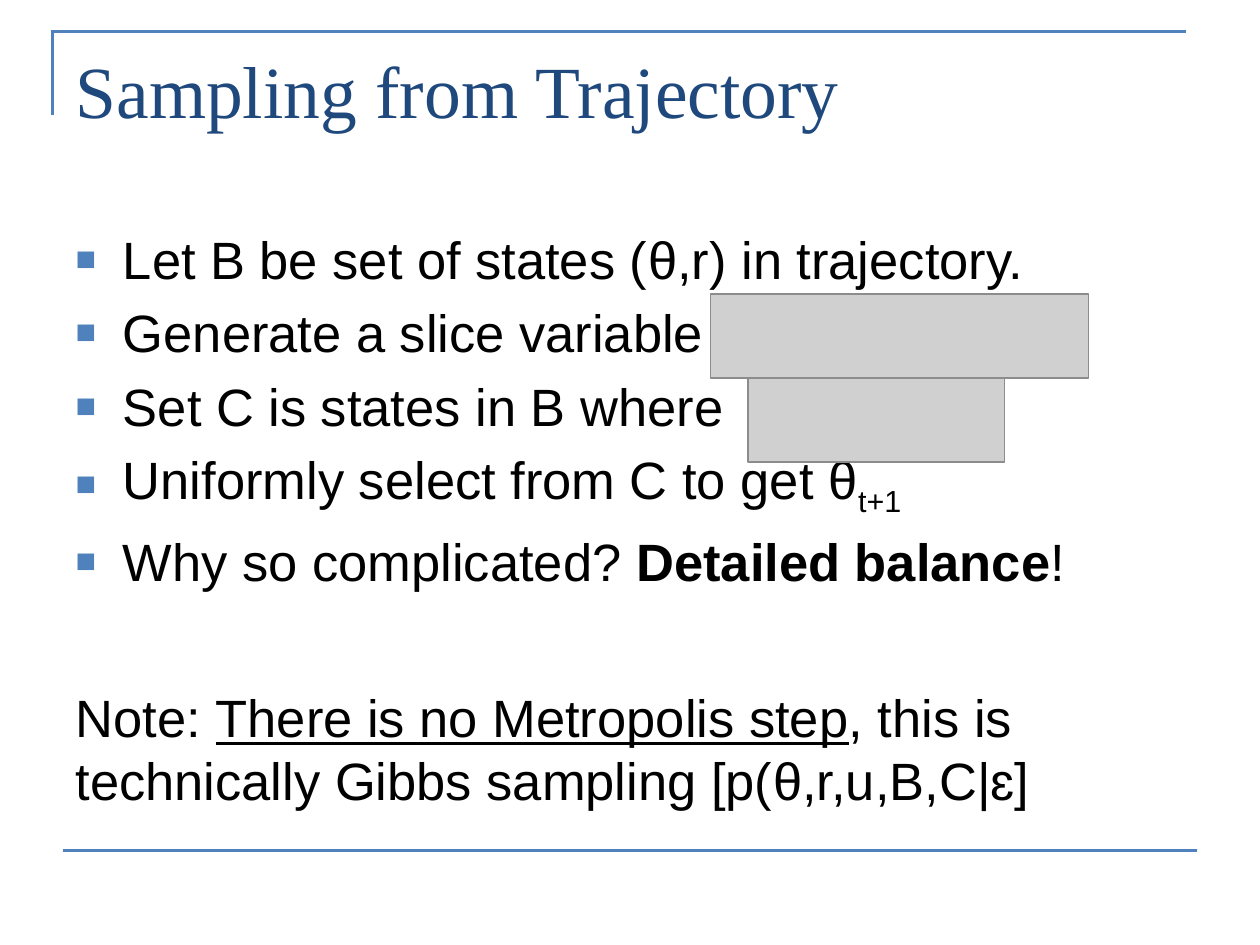
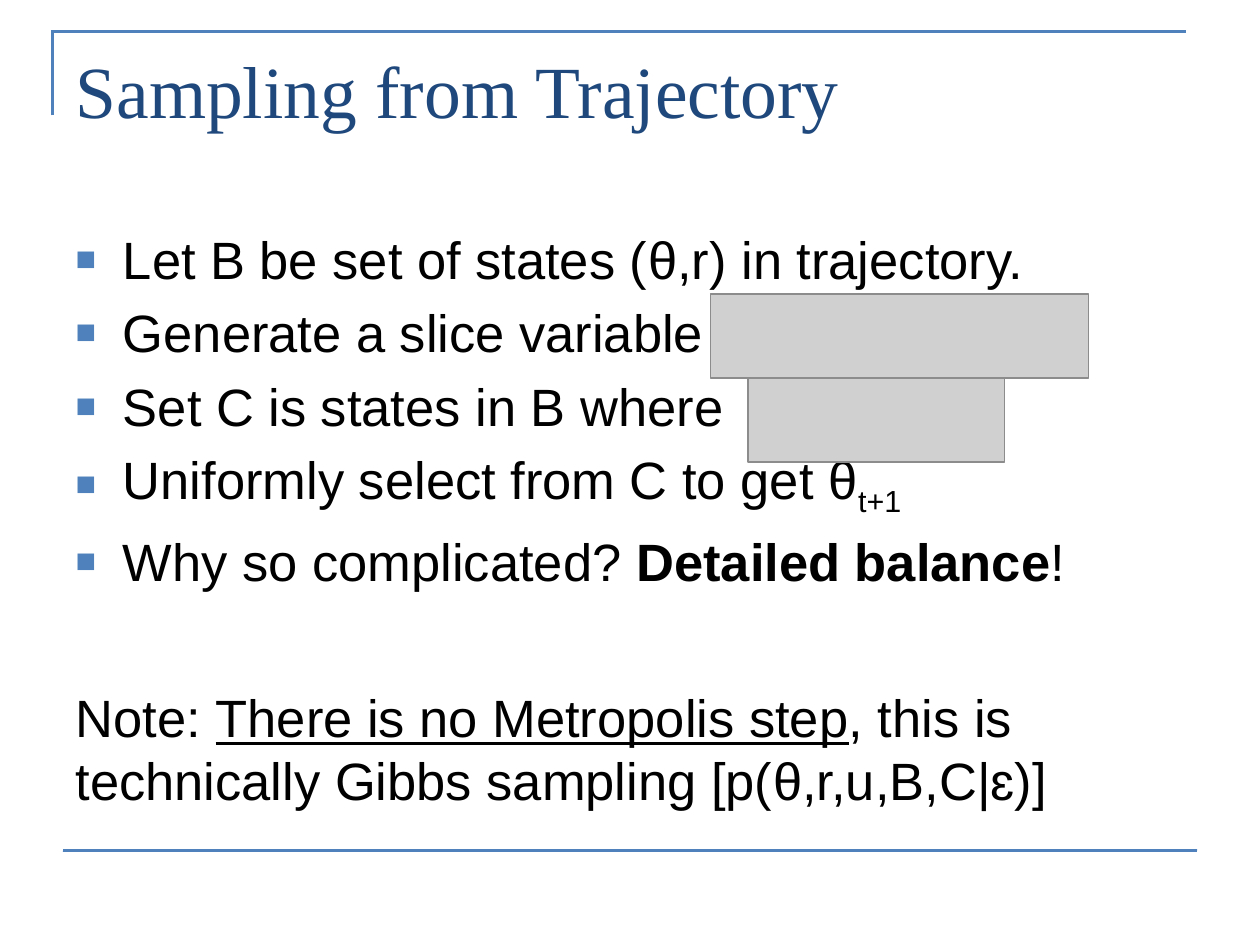
Before and after one commit to colemonnahan/bayes_workshop, a slide deck: slide 27 of dia5/lecture5_hmc.pptx (slide 31 before the commit). Drawn at 1260x945 pixels with LibreOffice and Linux fonts; fonts in the diff are those of the drawing; grey boxes stand for pictures. Boxes give left, top, right and bottom in pixels: in the first picture for what was removed or moved away, otherwise in the second. Text is boxed around its words. In the diff, an @@ line names an element or a change of style, - is before the commit and + after.

```diff
--- a/dia5/lecture5_hmc.pptx
+++ b/dia5/lecture5_hmc.pptx
@@ text at <box>76,699,1046,811</box>: text changed @@
-Note: There is no Metropolis step, this is technically Gibbs sampling [p(θ,r,u,B,C|ɛ]
+Note: There is no Metropolis step, this is technically Gibbs sampling [p(θ,r,u,B,C|ɛ)]
```
Also in this commit, not shown: 12 other slides changed, 5 slides added, 8 slides removed, 9 other files.
